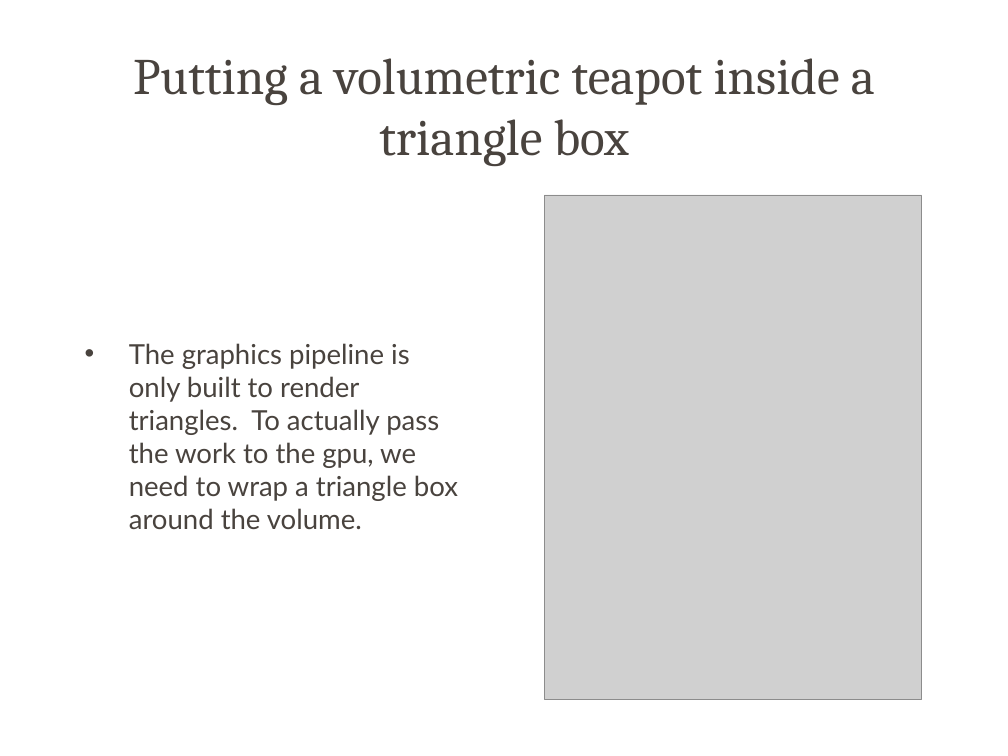
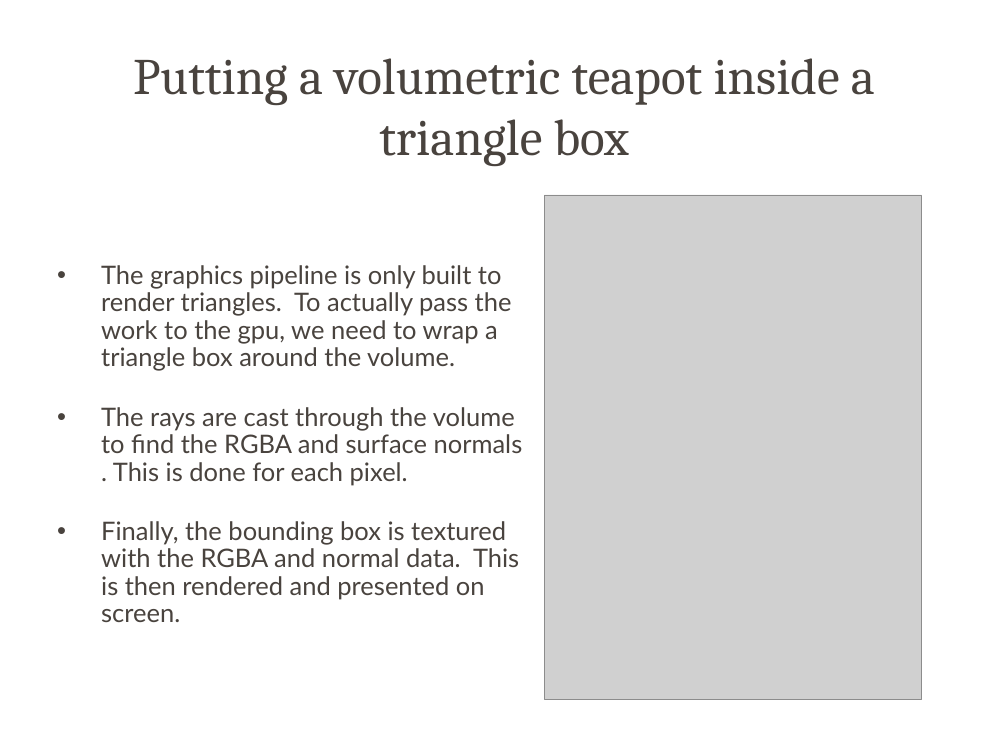
Before and after one commit to deltasquad451/xna-volumetric-renderer, a slide deck: slide 5 of volumerenderer.ppt. Drawn at 1008x756 pixels with LibreOffice and Linux fonts; fonts in the diff are those of the drawing; grey boxes stand for pictures; background and template pictures are left out. Boxes give left, top, right and bottom in pixels: in the first picture for what was removed or moved away, otherwise in the second. Text is boxed around its words. In the diff, an @@ line names an element or a change of style, - is before the commit and + after.

```diff
--- a/volumerenderer.ppt
+++ b/volumerenderer.ppt
@@ text "The graphics pipeline is only ...": place and size @@
-text "The graphics pipeline is only ..." at [129,343,458,529]
+text "The graphics pipeline is only ..." at [101,265,523,622]
@@ text at [101,265,512,371]: size 28 to 25.9 pt in "The graphics pipeline is only built to ..."; line spacing 1 to 0.9 @@
@@ text at [101,407,523,622]: paragraphs added @@
+• The rays are cast through the volume to find the RGBA and surface normals . This is done for each pixel.
+• Finally, the bounding box is textured with the RGBA and normal data. This is then rendered and presented on screen.
```
Also in this commit, not shown: 1 other slide changed, 1 slide added.
